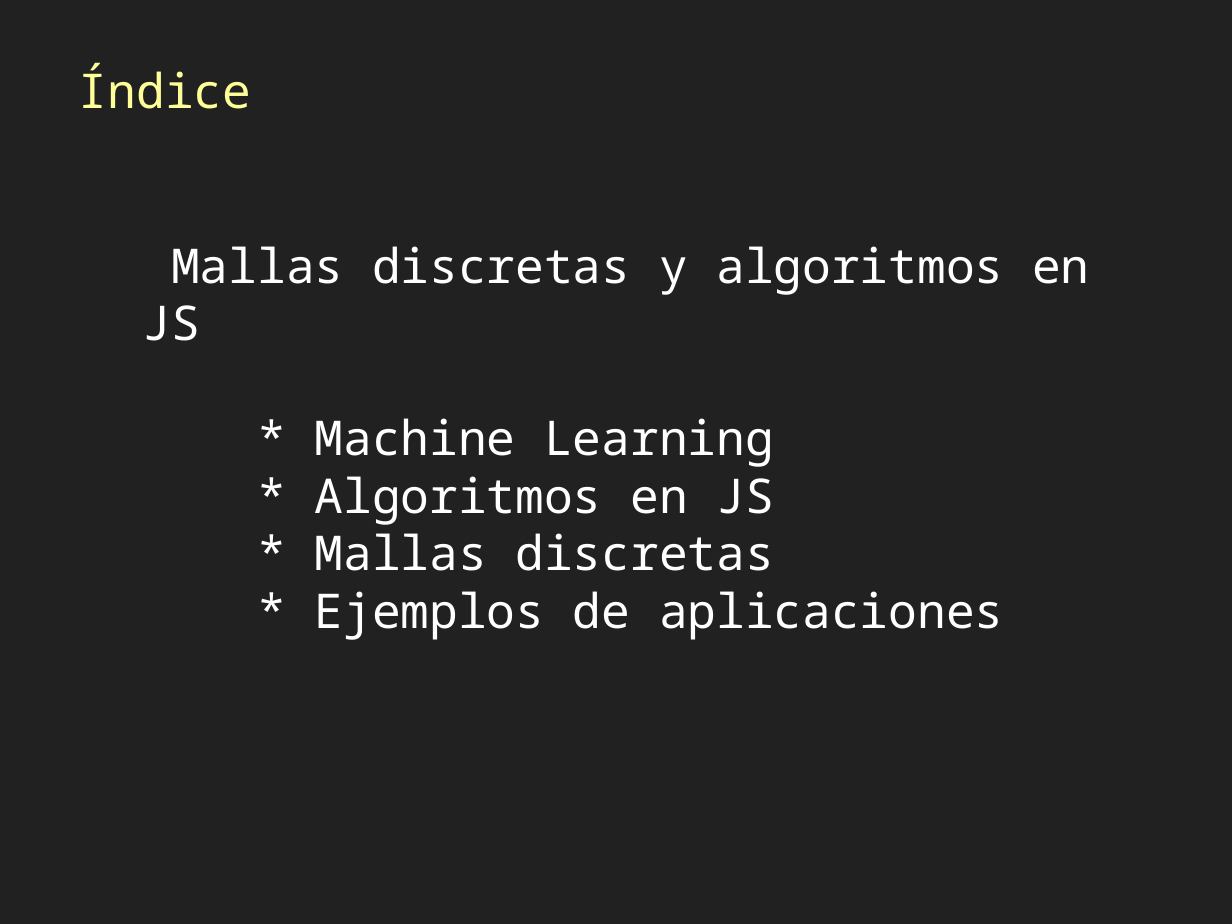
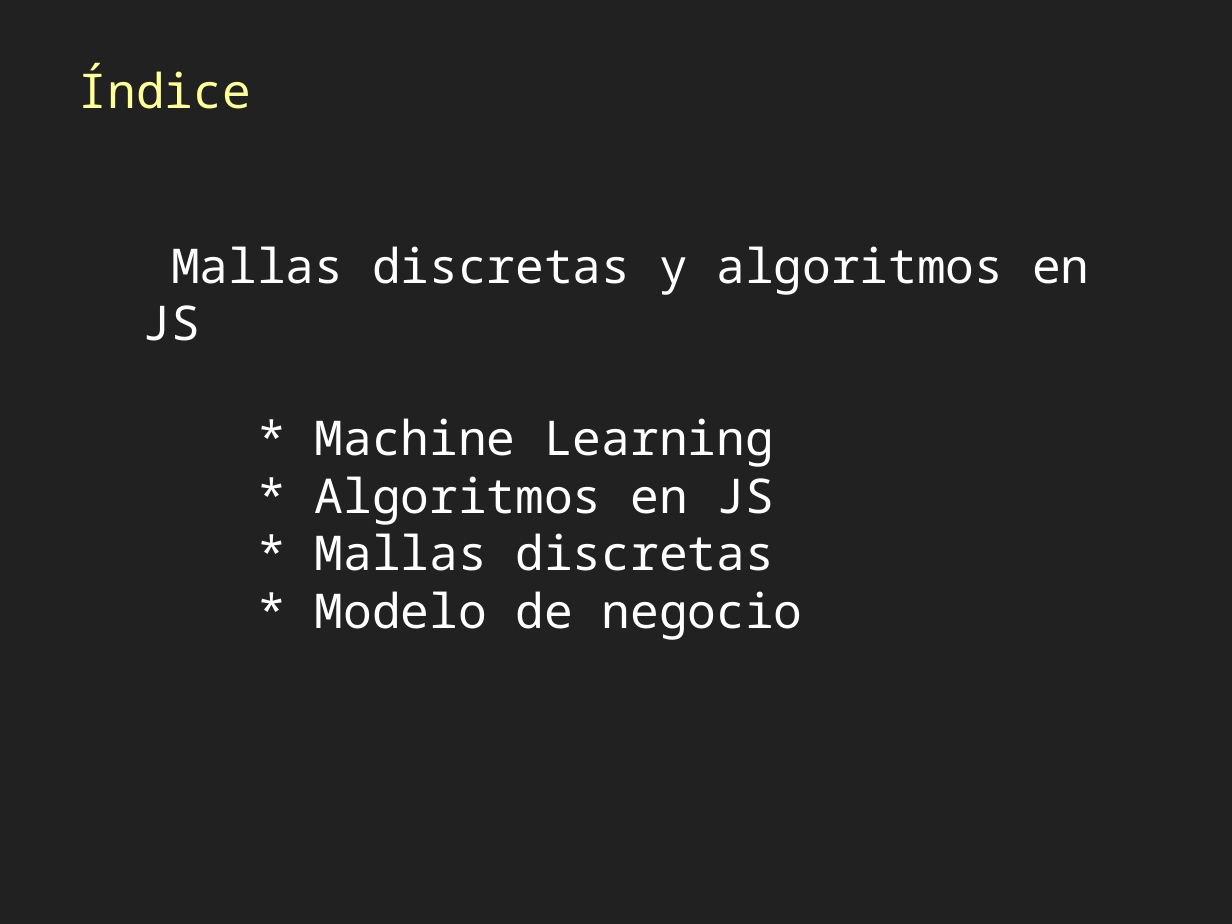
Before and after one commit to gis-master-m2/m2-geoweb, a slide deck: slide 2 of docs/presentacion/Mallas-algoritmos-js.pptx. Drawn at 1232x924 pixels with LibreOffice and Linux fonts; fonts in the diff are those of the drawing. Boxes give left, top, right and bottom in pixels: in the first picture for what was removed or moved away, otherwise in the second. Text is boxed around its words. In the diff, an @@ line names an element or a change of style, - is before the commit and + after.

```diff
--- a/docs/presentacion/Mallas-algoritmos-js.pptx
+++ b/docs/presentacion/Mallas-algoritmos-js.pptx
@@ text at <box>315,591,803,640</box>: text changed @@
-* Ejemplos de aplicaciones
+* Modelo de negocio
```
Also in this commit, not shown: 5 other slides changed, 4 slides added, 4 slides removed, 1 other file.
